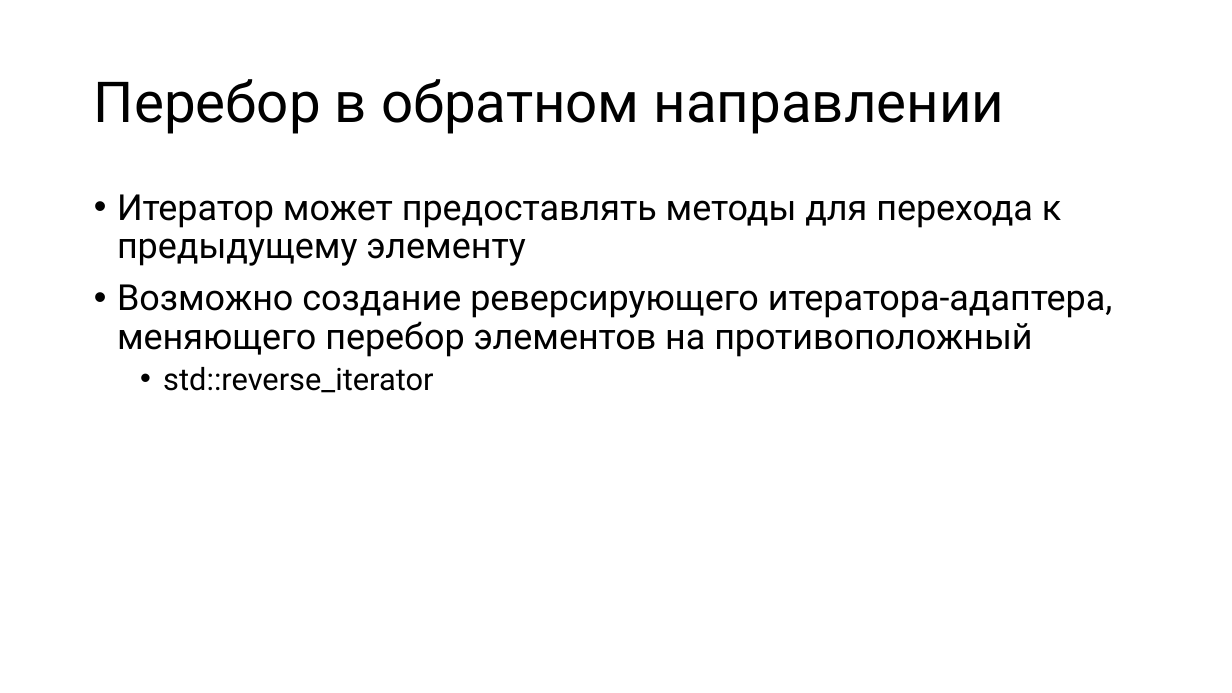
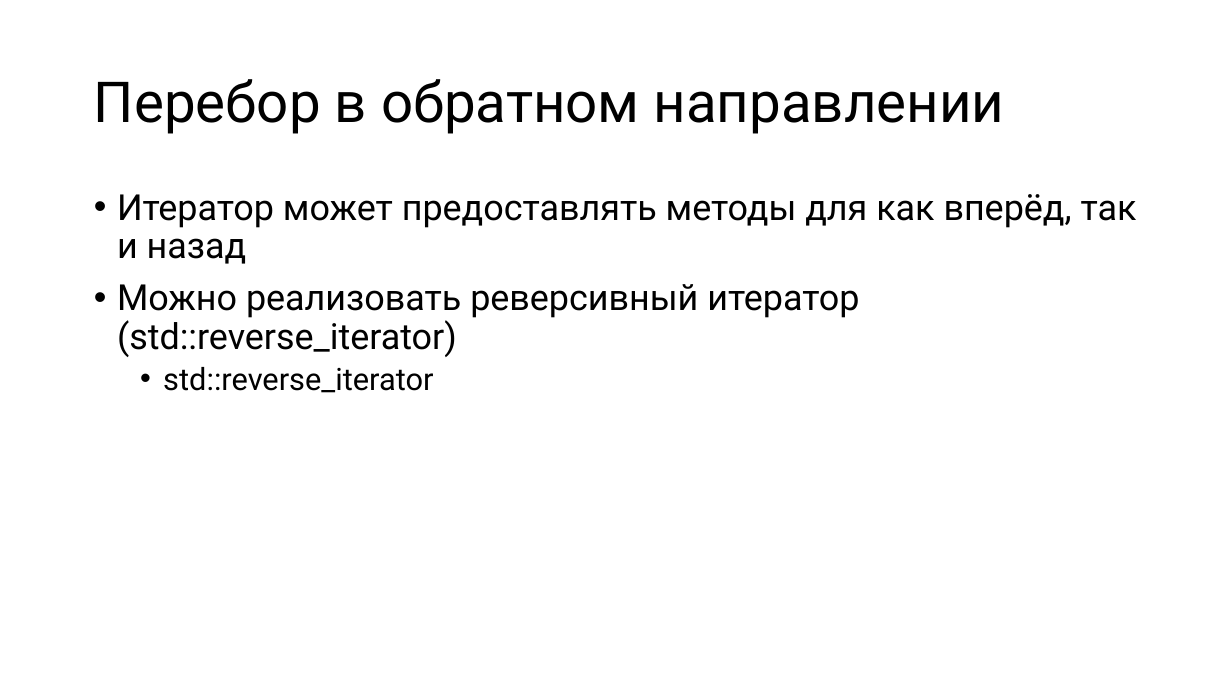
Before and after one commit to alexey-malov/ood, a slide deck: slide 24 of lectures/09.iterator/iterator.pptx (slide 25 before the commit). Drawn at 1232x693 pixels with LibreOffice and Linux fonts; fonts in the diff are those of the drawing. Boxes give left, top, right and bottom in pixels: in the first picture for what was removed or moved away, otherwise in the second. Text is boxed around its words. In the diff, an @@ line names an element or a change of style, - is before the commit and + after.

Commit message:
Обновил лекции по паттернам "Адаптер" и "Итератор"

```diff
--- a/lectures/09.iterator/iterator.pptx
+++ b/lectures/09.iterator/iterator.pptx
@@ text at [117,194,1137,357]: text changed @@
-• Итератор может предоставлять методы для перехода к предыдущему элементу
-• Возможно создание реверсирующего итератора-адаптера, меняющего перебор элементов на противоположный
+• Итератор может предоставлять методы для как вперёд, так и назад
+• Можно реализовать реверсивный итератор (std::reverse_iterator)
```
Also in this commit, not shown: 6 other slides changed, 1 slide added, 2 slides removed.
